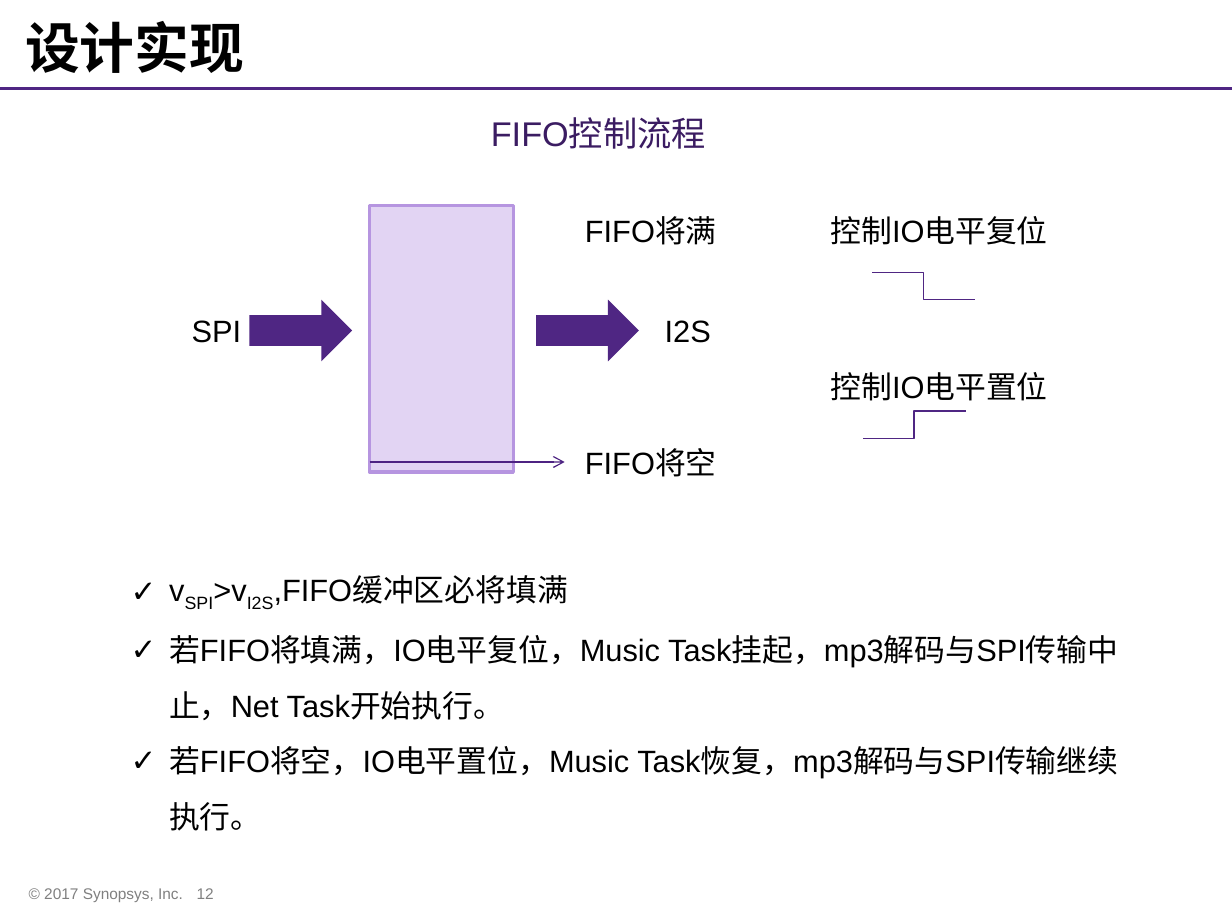
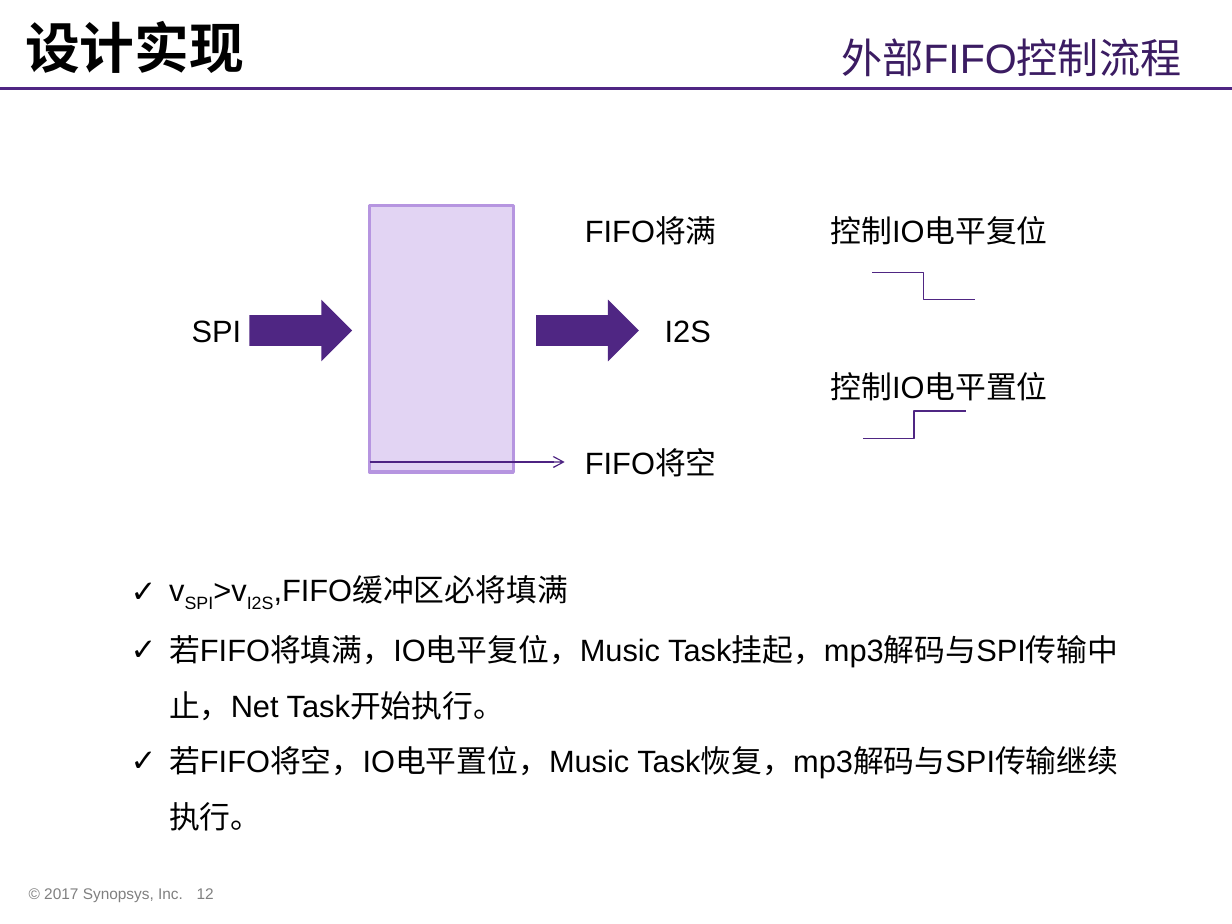
Before and after one commit to whutddk/iRhythm, a slide deck: slide 12 of doc/华智队作品展示PPT.pptx. Drawn at 1232x924 pixels with LibreOffice and Linux fonts; fonts in the diff are those of the drawing; background and template pictures are left out. Boxes give left, top, right and bottom in pixels: in the first picture for what was removed or moved away, otherwise in the second. Text is boxed around its words. In the diff, an @@ line names an element or a change of style, - is before the commit and + after.

```diff
--- a/doc/华智队作品展示PPT.pptx
+++ b/doc/华智队作品展示PPT.pptx
@@ text added at (841,38,1181,77), 24 pt, text #3B1D62 @@
+外部FIFO控制流程
@@ text removed at (491,119,706,149) @@
-FIFO控制流程
```
Also in this commit, not shown: 7 other slides changed.
